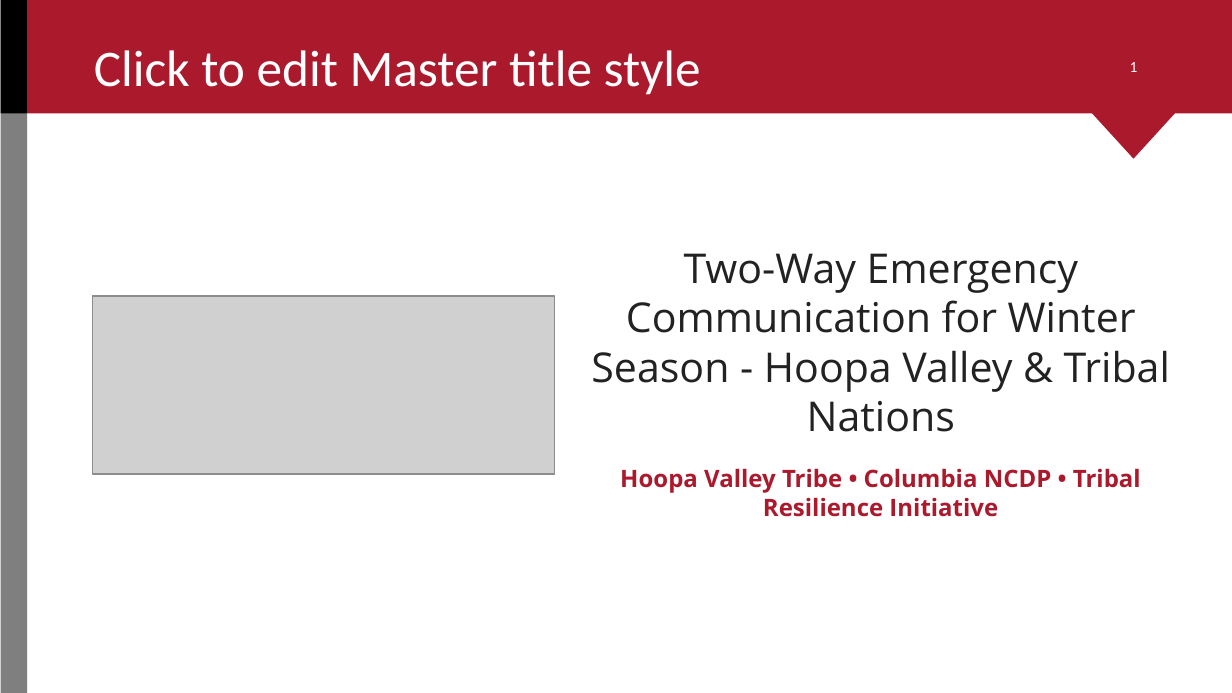
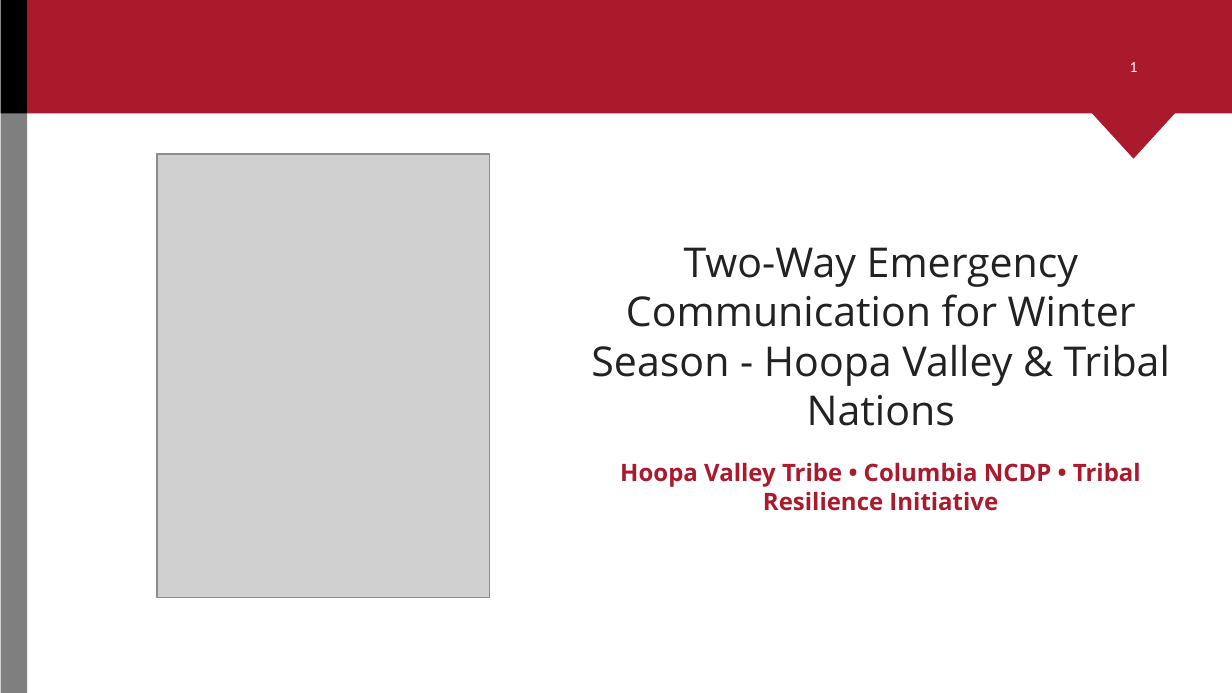
Before and after one commit to ccsfist/gitio2ppt, a slide deck: slide 1 of HoopaValley_Workshop.pptx. Drawn at 1232x693 pixels with LibreOffice and Linux fonts; fonts in the diff are those of the drawing; grey boxes stand for pictures; background and template pictures are left out. Boxes give left, top, right and bottom in pixels: in the first picture for what was removed or moved away, otherwise in the second. Text is boxed around its words. In the diff, an @@ line names an element or a change of style, - is before the commit and + after.

```diff
--- a/HoopaValley_Workshop.pptx
+++ b/HoopaValley_Workshop.pptx
@@ text removed at bbox=[94, 50, 701, 95] @@
-Click to edit Master title style
@@ picture: place and size @@
-picture at bbox=[92, 296, 554, 474]
+picture at bbox=[156, 154, 489, 598]
@@ text "Two-Way Emergency Communication for Winter ...": place and size @@
-text "Two-Way Emergency Communication for Winter ..." at bbox=[591, 253, 1170, 517]
+text "Two-Way Emergency Communication for Winter ..." at bbox=[591, 247, 1170, 511]
```
Also in this commit, not shown: 14 other slides changed, 10 slides removed, 6 other files.
